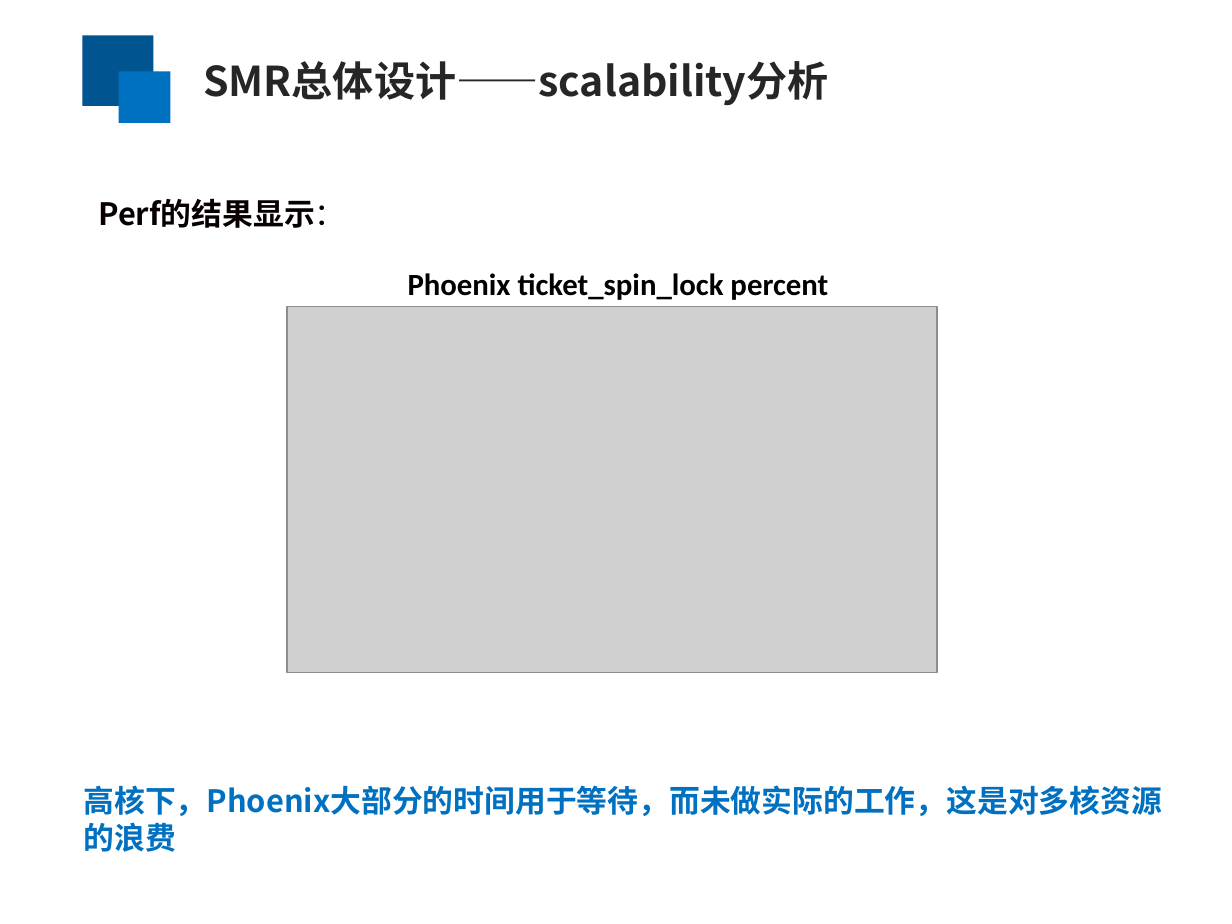
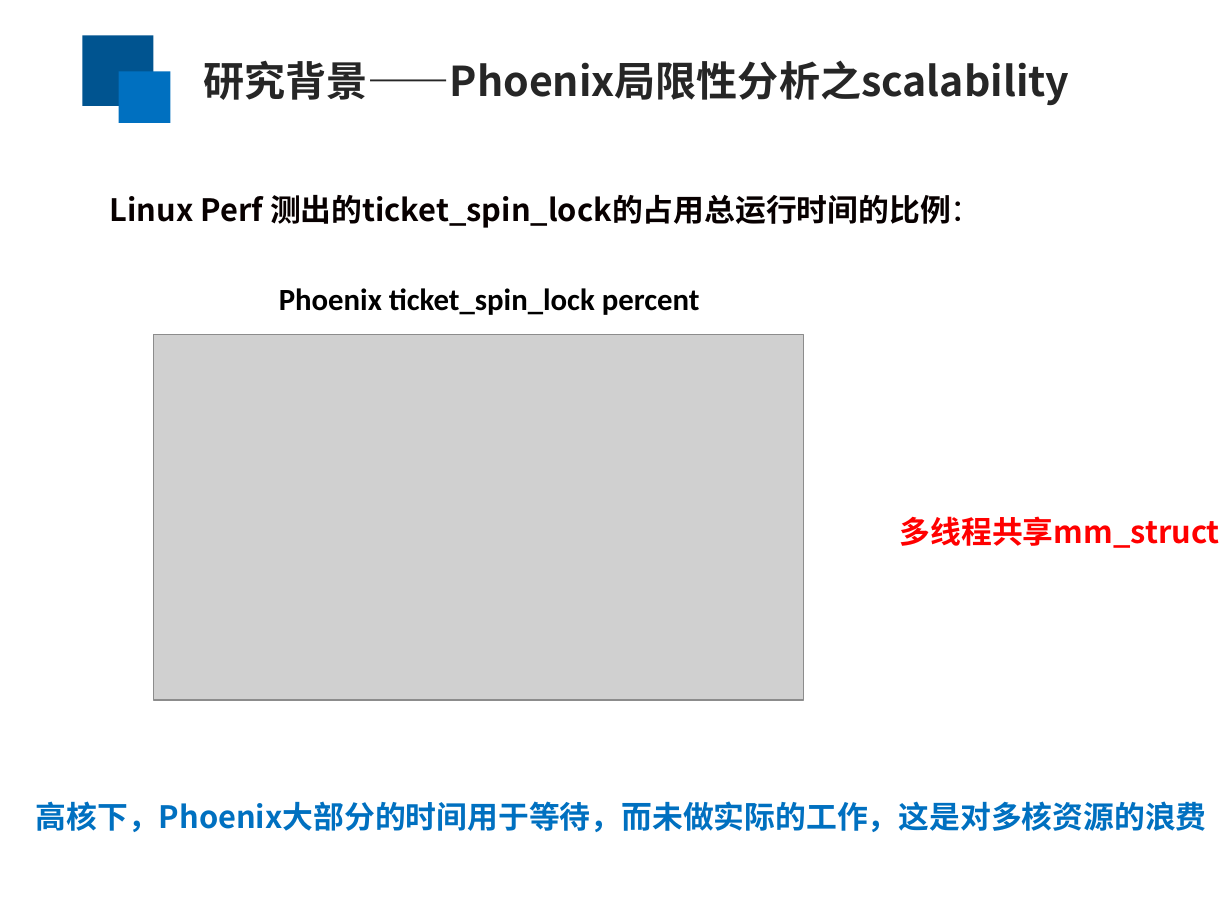
Before and after one commit to yufenyu/work, a slide deck: slide 19 of dmr_paper/paper/chinaSys-2016.ppt (slide 23 before the commit). Drawn at 1232x924 pixels with LibreOffice and Linux fonts; fonts in the diff are those of the drawing; grey boxes stand for pictures. Boxes give left, top, right and bottom in pixels: in the first picture for what was removed or moved away, otherwise in the second. Text is boxed around its words. In the diff, an @@ line names an element or a change of style, - is before the commit and + after.

```diff
--- a/dmr_paper/paper/chinaSys-2016.ppt
+++ b/dmr_paper/paper/chinaSys-2016.ppt
@@ text at <box>203,60,1069,105</box>: text changed @@
-SMR总体设计——scalability分析
+研究背景——Phoenix局限性分析之scalability
@@ text removed at <box>98,198,345,228</box> @@
-Perf的结果显示：
@@ text added at <box>110,195,982,228</box>, 18 pt, text #080000, bold @@
+Linux Perf 测出的ticket_spin_lock的占用总运行时间的比例：
@@ text "Phoenix ticket_spin_lock percent": place and size @@
-text "Phoenix ticket_spin_lock percent" at <box>408,273,828,300</box>
+text "Phoenix ticket_spin_lock percent" at <box>279,288,700,315</box>
@@ picture: place and size @@
-picture at <box>287,307,938,673</box>
+picture at <box>153,334,803,700</box>
@@ text added at <box>900,516,1220,548</box>, 18 pt, text #FF0000, bold @@
+多线程共享mm_struct
@@ text "高核下，Phoenix大部分的时间用于等待，而未做实际的工作，这是对多核资源的浪费" rewrapped from <box>84,785,1163,852</box> to <box>36,801,1207,832</box> @@
```
Also in this commit, not shown: 14 other slides changed, 4 slides removed.
